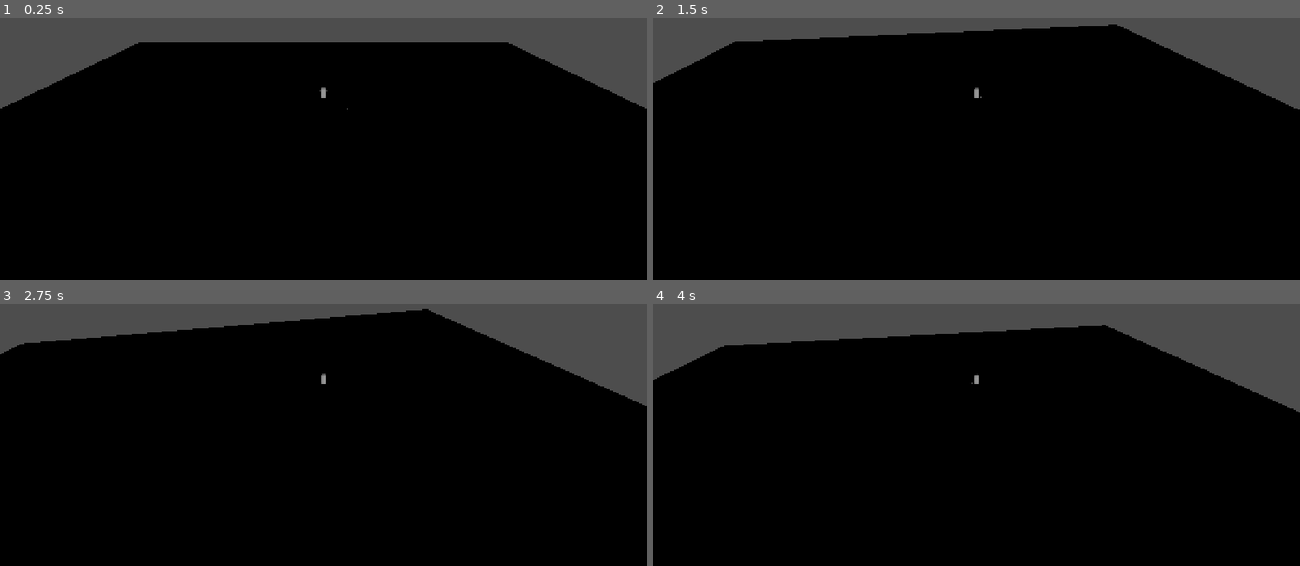
Above: before the commit, frames 1-4 (two rows, left to right).
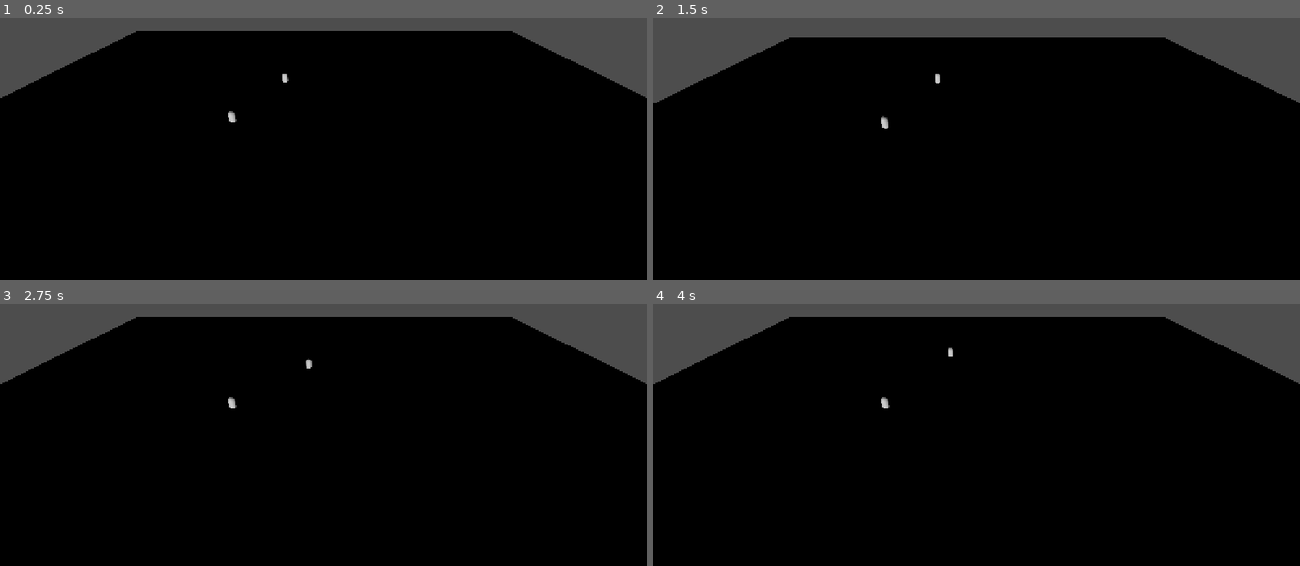
Above: after the commit, the same moments.

Repository: NoMacro/Football-game
Game: Godot game, scene res://match.tscn
Same seed, same stepped clock (60 frames per second), same inputs: the game is played once before the commit and once after it.
Inputs:
- Up to frame 1 (0.25 s): no input
- Up to frame 2 (1.5 s): tap Enter (ui_accept) at 0.5, 0.77 s; hold D (right) 0.53-1.28 s; tap Space (shoot, bound only after the commit) at 0.6, 1.35 s; hold Backspace (ui_text_backspace) from 1.28 s (still down)
- Up to frame 3 (2.75 s): tap Enter (ui_accept) at 1.52, 2 s; release Backspace (ui_text_backspace) at 2.03 s; hold D (right) from 2.03 s (still down); tap Space (shoot, bound only after the commit) at 2.1 s
- Up to frame 4 (4 s): release D (right) at 2.78 s; hold W (forward) 2.78-3.53 s; tap Space (shoot, bound only after the commit) at 2.85, 3.6 s; tap Enter (ui_accept) at 3.02, 3.77 s; hold A (left) from 3.53 s (still down)

The runs differ from the first frame. In frame 1, 4.5% of the frame differs, in the area x 0-100%, y 4-40%; in frame 2, 3.4%; in frame 3, 5.3%; in frame 4, 7.1%, in the area x 0-100%, y 4-42%.

Commit message:
Add files via upload
added the below:
-Shoot Mechanic: tap space-bar to shoot
-Added another player: for the moment he doesn't do anything, but he takes the ball from you if you go into him
-Adjusted camera movements: made the camera move along the stadium axis instead of just rotating to look at the ball (So now it's both look at the ball and follow it along the stadium axis)

Diff:
--- a/balls/ball.gd
+++ b/balls/ball.gd
@@ -1,10 +1,13 @@
 extends CharacterBody3D
 
-const SPEED = 15
+const SPEED = 10
+const FRICTION = 7
 
 var direction = Vector3.ZERO
 
 var player = null
+var PrevPlayer = null
+
 
 func _physics_process(delta: float) -> void:
 	# make sure ball is on the ground
@@ -14,7 +17,15 @@
 		velocity.y += get_gravity().y
 
 	if player:
-		#Puts the ball 2 meters infront of the player
+		FollowPlayer()
+		CheckInput()
+	else:
+		velocity = velocity.move_toward(Vector3(0, velocity.y, 0), FRICTION * delta)
+
+	move_and_slide()
+
+func FollowPlayer():
+		#Puts the ball .8 meters infront of the player
 		if player.velocity:
 			#if the player is moving then put the ball infront of him
 			direction = ((player.position + (player.direction * 0.8)) - position).normalized()
@@ -23,9 +34,28 @@
 			#otherwise stop the ball
 			velocity = Vector3.ZERO
 
-	move_and_slide()
+func CheckInput():
+	if Input.is_action_just_pressed("shoot"):
+		shoot(Vector3.ZERO)
 
+func shoot(vel: Vector3):
+	if player.controlled:
+		velocity += player.direction * 30
+		#velocity = vel
+		player = null
+		PrevPlayer = null
+		$MonitoringTimer.start()
 
 func PlayerDetected(body: CharacterBody3D) -> void:
 	#Player is trying to get the ball
-	player = body
+	#if a player just got the ball there is a cooldown before anyone else can take it from himdswwwwwwwww
+	if $MonitoringTimer.time_left == 0 and body != PrevPlayer:
+		$MonitoringTimer.start()
+		player = body
+		PrevPlayer = body
+		print("cought the ball")
+
+
+func _on_monitoring_timer_timeout() -> void:
+	$PlayerDetect.monitoring = true
+	PrevPlayer = null
--- a/balls/ball.tscn
+++ b/balls/ball.tscn
@@ -12,7 +12,7 @@
 radius = 0.11
 
 [sub_resource type="BoxShape3D" id="BoxShape3D_ht7ih"]
-size = Vector3(0.5, 0.2, 0.5)
+size = Vector3(1, 0.2, 1)
 
 [node name="ball" type="CharacterBody3D" unique_id=1578066945]
 collision_layer = 4
@@ -33,4 +33,9 @@
 transform = Transform3D(1, 0, 0, 0, 1, 0, 0, 0, 1, 0, 0.1, 0)
 shape = SubResource("BoxShape3D_ht7ih")
 
+[node name="MonitoringTimer" type="Timer" parent="." unique_id=801873758]
+wait_time = 0.5
+one_shot = true
+
 [connection signal="body_entered" from="PlayerDetect" to="." method="PlayerDetected"]
+[connection signal="timeout" from="MonitoringTimer" to="." method="_on_monitoring_timer_timeout"]
--- a/match.gd
+++ b/match.gd
@@ -9,9 +9,12 @@
 # Called every frame. 'delta' is the elapsed time since the previous frame.
 func _process(delta: float) -> void:
 	#make the camera follow the player
-	$Camera3D.look_at($player.position)
+	$Camera3D.look_at($ball.position)
+	$Camera3D.position.x = $ball.position.x
 
 func _input(event):
 	#esc button quits the game
 	if Input.is_action_pressed("ui_cancel"):
 		get_tree().quit()
+	if Input.is_action_pressed("ui_text_backspace"):
+		get_tree().reload_current_scene()
--- a/match.tscn
+++ b/match.tscn
@@ -10,11 +10,17 @@
 
 [node name="stadium" parent="." unique_id=821241074 instance=ExtResource("2_xkuxl")]
 
-[node name="player" parent="." unique_id=912569597 instance=ExtResource("3_2n26j")]
-transform = Transform3D(1, 0, 0, 0, 1, 0, 0, 0, 1, 0, 3.9504414, 0)
-
 [node name="Camera3D" type="Camera3D" parent="." unique_id=1090194673]
 transform = Transform3D(1, 0, 0, 0, 1, 0, 0, 0, 1, 0, 21.025135, 31.97831)
 
 [node name="ball" parent="." unique_id=1578066945 instance=ExtResource("4_xkuxl")]
-transform = Transform3D(1, 0, 0, 0, 1, 0, 0, 0, 1, 3.7993011, 1.1308174, 0)
+transform = Transform3D(1, 0, 0, 0, 1, 0, 0, 0, 1, -0.13165188, 1.1308174, 0)
+
+[node name="players" type="Node3D" parent="." unique_id=441195217]
+
+[node name="player" parent="players" unique_id=912569597 instance=ExtResource("3_2n26j")]
+transform = Transform3D(1, 0, 0, 0, 1, 0, 0, 0, 1, -6.9432235, 0.8638315, -5.0444193)
+controlled = true
+
+[node name="player2" parent="players" unique_id=992883723 instance=ExtResource("3_2n26j")]
+transform = Transform3D(1, 0, 0, 0, 1, 0, 0, 0, 1, -12.817335, 0, 6.040162)
--- a/players/player.gd
+++ b/players/player.gd
@@ -7,12 +7,27 @@
 var direction = Vector3(0, 0, -1)
 var InputDirection = Vector3(0, 0, -1)
 
+@export var controlled: bool = false
+
 func _ready() -> void:
 	#sync_to_physics = false
 	pass
 
 # Called every frame. 'delta' is the elapsed time since the previous frame.
 func _physics_process(delta: float) -> void:
+	if controlled:
+		LookForInput()
+
+	#make sure player is on floor other wise gravity does its work :D
+	if is_on_floor() and velocity.y:
+		velocity.y = 0
+	elif !is_on_floor():
+		velocity.y += get_gravity().y
+
+
+	move_and_slide()
+
+func LookForInput():
 	#look for movement keys
 	InputDirection.z = Input.get_action_strength("backward") - Input.get_action_strength("forward")
 	InputDirection.x = Input.get_action_strength("right") - Input.get_action_strength("left")
@@ -22,12 +37,3 @@
 	if InputDirection:
 		#if there is input change direction towards the input
 		direction = InputDirection
-
-	#make sure player is on floor other wise gravity does its work :D
-	if is_on_floor() and velocity.y:
-		velocity.y = 0
-	elif !is_on_floor():
-		velocity.y += get_gravity().y
-
-
-	move_and_slide()
--- a/project.godot
+++ b/project.godot
@@ -48,6 +48,11 @@
 , Object(InputEventKey,"resource_local_to_scene":false,"resource_name":"","device":-1,"window_id":0,"alt_pressed":false …(186 unchanged characters)…
 ]
 }
+shoot={
+"deadzone": 0.2,
+"events": [Object(InputEventKey,"resource_local_to_scene":false,"resource_name":"","device":-1,"window_id":0,"alt_pressed":false,"shift_pressed":false,"ctrl_pressed":false,"meta_pressed":false,"pressed":false,"keycode":0,"physical_keycode":32,"key_label":0,"unicode":32,"location":0,"echo":false,"script":null)
+]
+}
 
 [layer_names]
 
